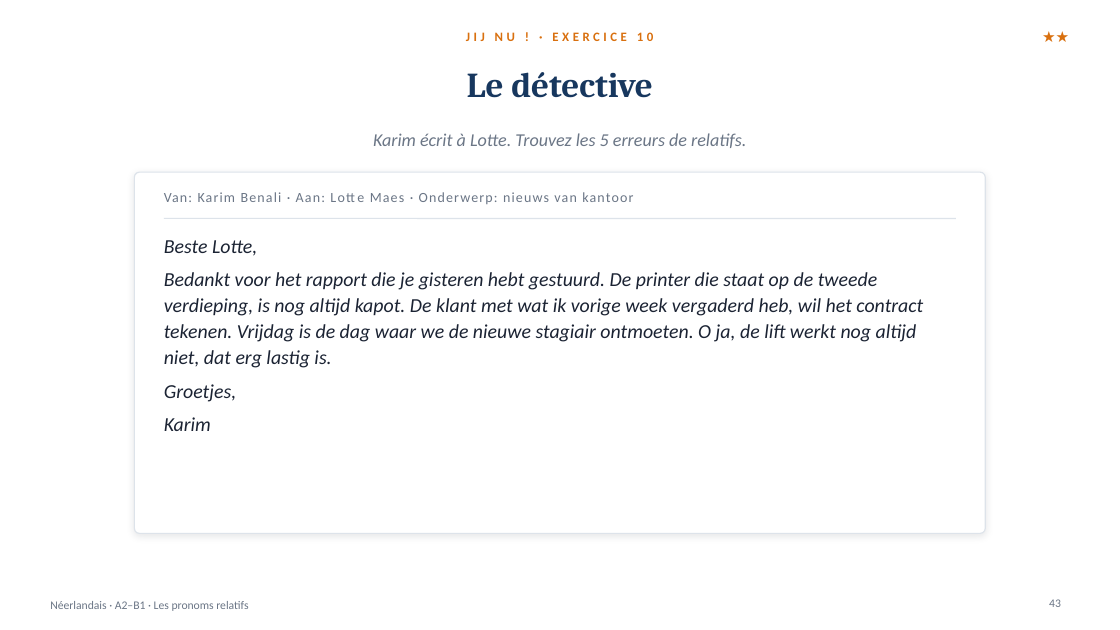
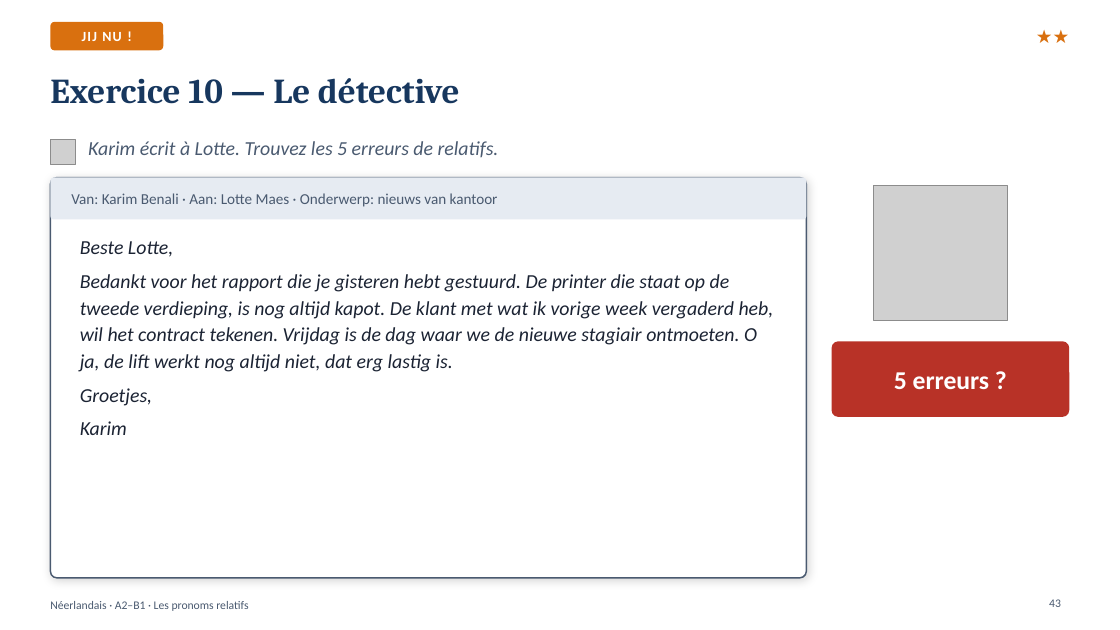
Before and after one commit to ajouniaux/talenleren, a slide deck: slide 43 of neerlandais1/powerpoints/Relatief_Les_pronoms_relatifs.pptx. Drawn at 1120x630 pixels with LibreOffice and Linux fonts; fonts in the diff are those of the drawing; grey boxes stand for pictures. Boxes give left, top, right and bottom in pixels: in the first picture for what was removed or moved away, otherwise in the second. Text is boxed around its words. In the diff, an @@ line names an element or a change of style, - is before the commit and + after.

```diff
--- a/neerlandais1/powerpoints/Relatief_Les_pronoms_relatifs.pptx
+++ b/neerlandais1/powerpoints/Relatief_Les_pronoms_relatifs.pptx
@@ rounded rectangle "JIJ NU !": place and size @@
-rounded rectangle "JIJ NU !" at [466,32,654,41]
+rounded rectangle "JIJ NU !" at [50,22,163,50]
@@ rounded rectangle "JIJ NU !" at [50,22,163,50]: fill none to #D9700F @@
@@ text "★★": place and size @@
-text "★★" at [958,24,1070,49]
+text "★★" at [935,20,1070,52]
@@ text "★★" at [935,20,1070,52]: size 13 to 16 pt, bold on @@
@@ text in rounded rectangle at [82,32,121,41]: text changed; size 11 to 12 pt; text colour #D9700F to #FFFFFF @@
-JIJ NU ! · EXERCICE 10
+JIJ NU !
@@ title at [50,78,460,104]: text changed @@
-Le détective
+Exercice 10 — Le détective
@@ picture added at [50,139,76,165] @@
@@ text "Karim écrit à Lotte. Trouvez ...": place and size @@
-text "Karim écrit à Lotte. Trouvez ..." at [373,133,746,148]
+text "Karim écrit à Lotte. Trouvez ..." at [88,141,499,157]
@@ text "Karim écrit à Lotte. Trouvez ..." at [88,141,499,157]: size 15.5 to 17 pt, text colour #6B7686 to #4A5A70; alignment centre to left; vertical alignment middle to top @@
@@ rounded rectangle: place and size @@
-rounded rectangle at [134,172,986,534]
+rounded rectangle at [50,177,807,578]
@@ rounded rectangle at [50,177,807,578]: outline #DDE3EA 1 pt to #4A5A70 1.25 pt; shadow changed; proportions changed @@
@@ rounded rectangle added at [50,177,807,219], fill #E6EBF2 @@
@@ text "Van: Karim Benali · Aan: ...": place and size @@
-text "Van: Karim Benali · Aan: ..." at [164,192,633,204]
+text "Van: Karim Benali · Aan: ..." at [71,193,498,207]
@@ text "Van: Karim Benali · Aan: ..." at [71,193,498,207]: size 12 to 13 pt, text colour #6B7686 to #4A5A70, letter spacing 1 to 0 pt @@
@@ picture added at [874,186,1008,320] @@
@@ text "Beste Lotte,": place and size @@
-text "Beste Lotte," at [164,240,923,431]
+text "Beste Lotte," at [80,241,774,435]
@@ text "Beste Lotte," at [80,241,774,435]: line spacing 1.1 to 1.12 @@
@@ line removed from (164, 218) to (956, 218) @@
@@ rounded rectangle added at [832,341,1070,417], fill #B83227 @@
@@ text added at [894,372,990,389], 22 pt, text #FFFFFF, bold @@
+5 erreurs ?
@@ text "Néerlandais · A2–B1 · Les ..." at [50,601,248,611]: text colour #6B7686 to #4A5A70 @@
@@ page number at [1049,599,1061,607]: text colour #6B7686 to #4A5A70 @@
```
Also in this commit, not shown: 46 other slides changed, 4 other files.
